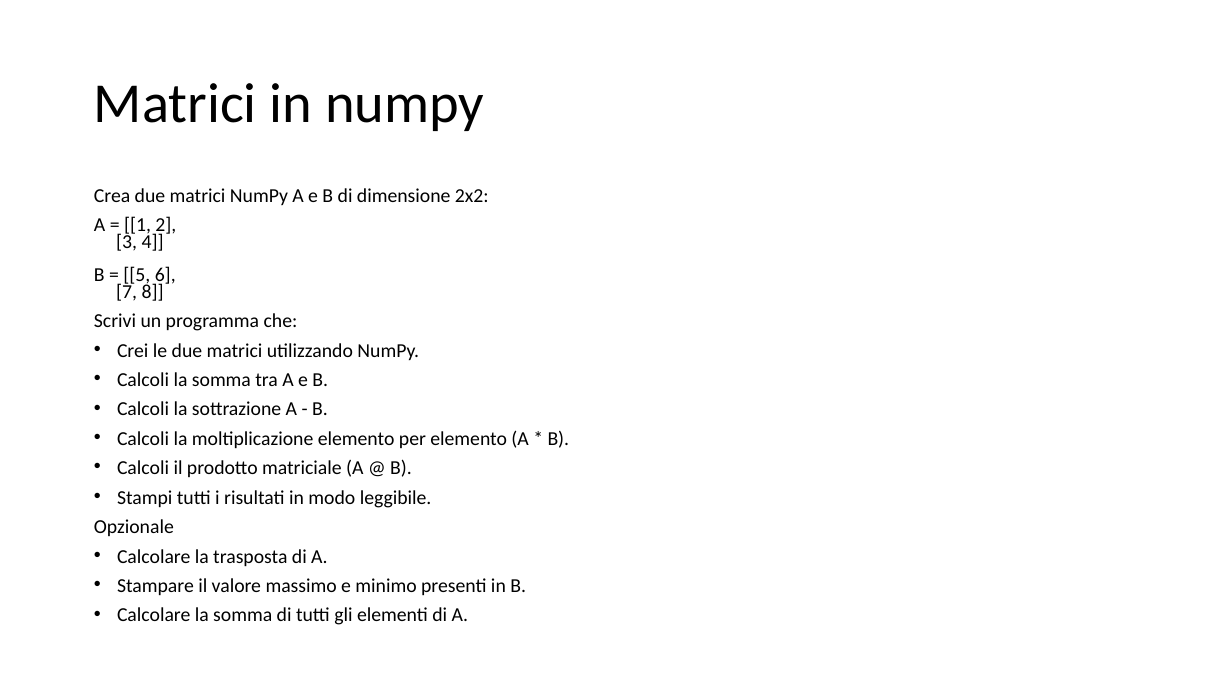
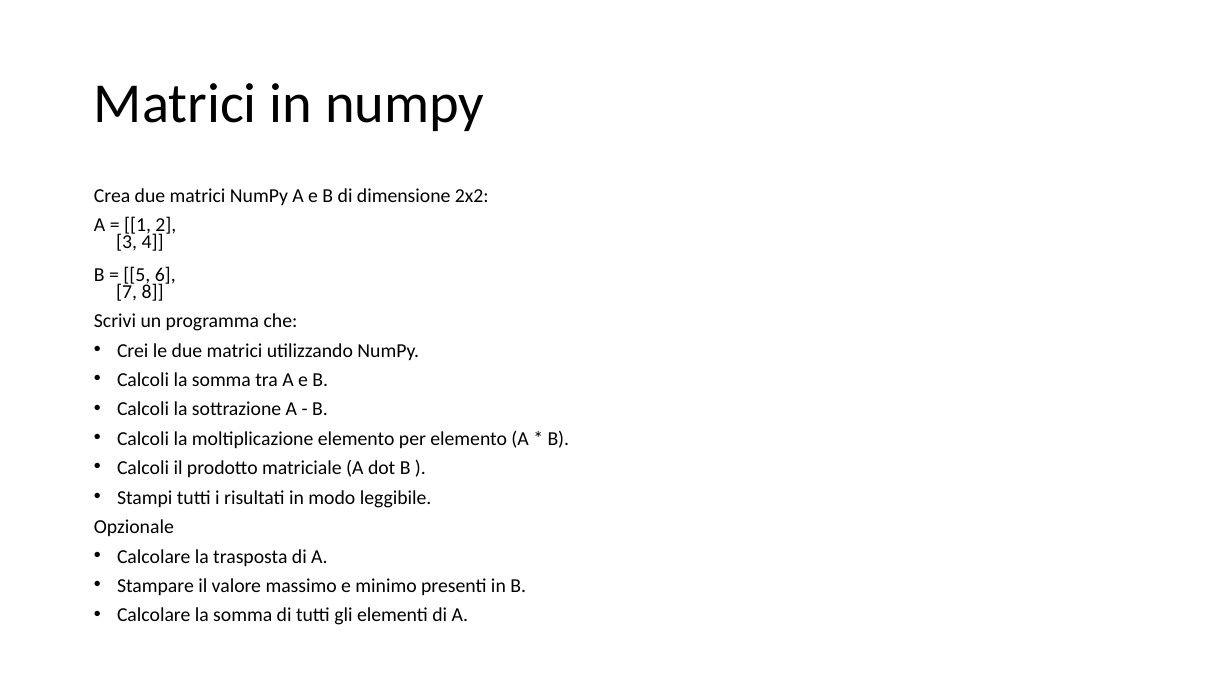
Before and after one commit to dipialx/Corso-Python, a slide deck: slide 2 of EsercizioLez3.pptx. Drawn at 1232x693 pixels with LibreOffice and Linux fonts; fonts in the diff are those of the drawing. Boxes give left, top, right and bottom in pixels: in the first picture for what was removed or moved away, otherwise in the second. Text is boxed around its words. In the diff, an @@ line names an element or a change of style, - is before the commit and + after.

```diff
--- a/EsercizioLez3.pptx
+++ b/EsercizioLez3.pptx
@@ text at <box>117,460,411,477</box>: text changed @@
-• Calcoli il prodotto matriciale (A @ B).
+• Calcoli il prodotto matriciale (A dot B ).
```
Also in this commit, not shown: 9 other files.
